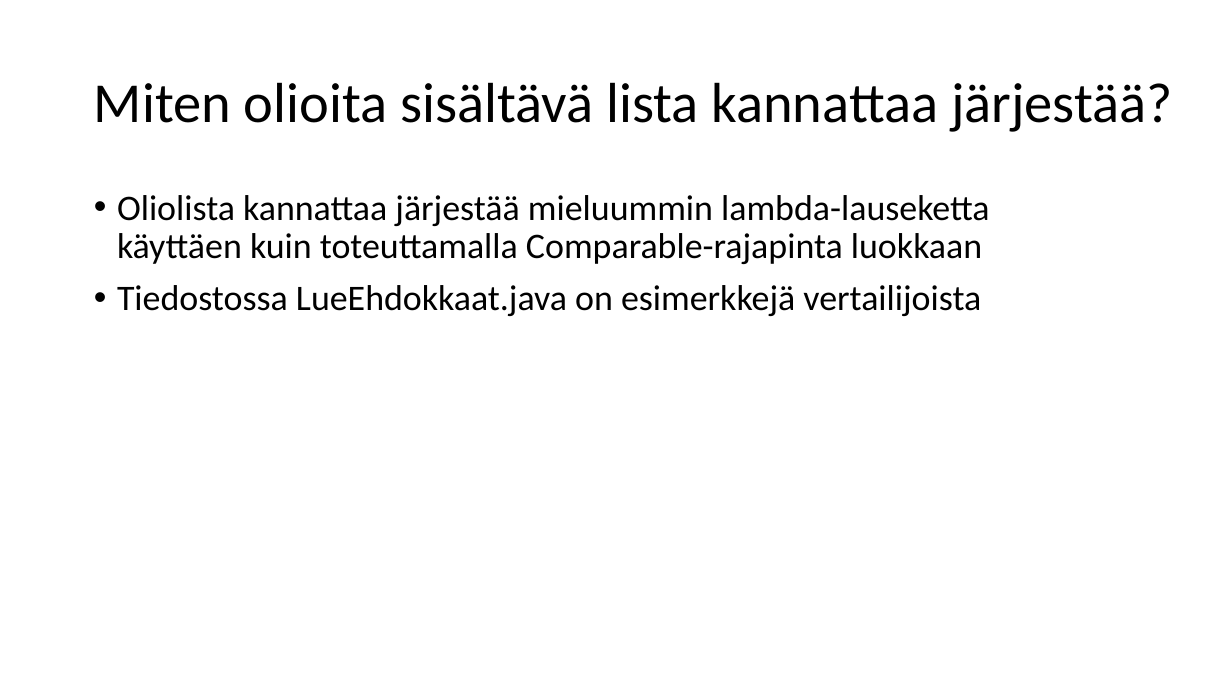
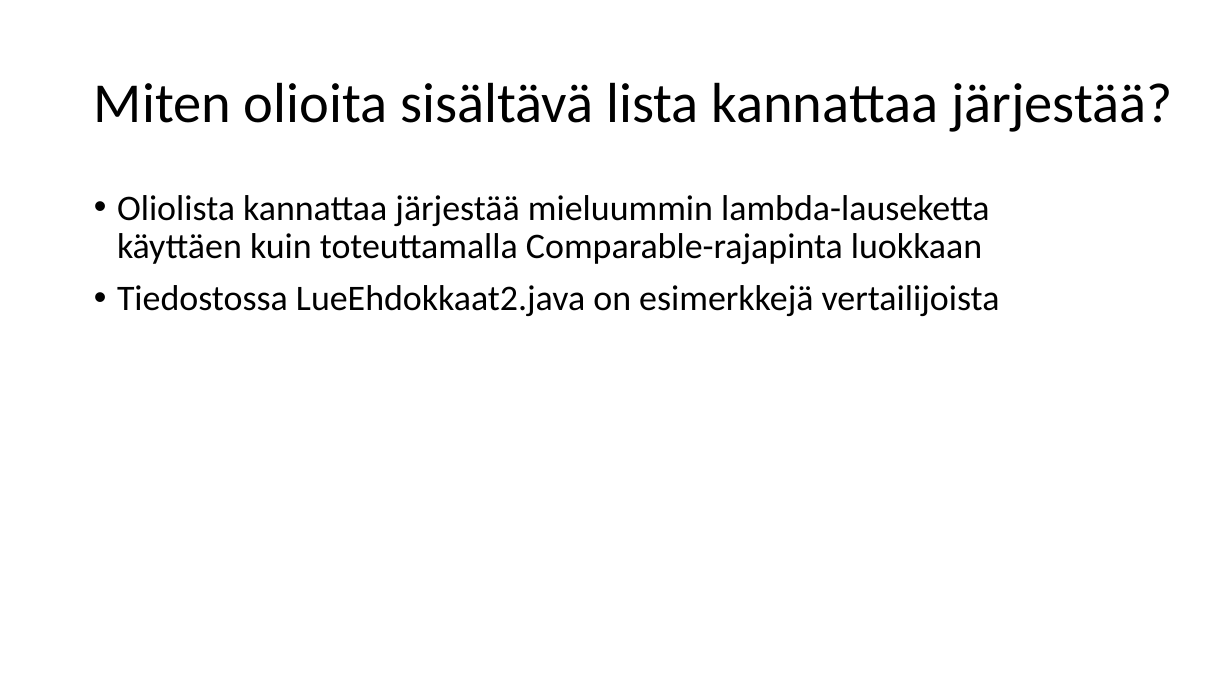
Before and after one commit to lpemake/TrakTite24, a slide deck: slide 102 of Tietorakenteet ja algoritmit 2025.pptx. Drawn at 1232x693 pixels with LibreOffice and Linux fonts; fonts in the diff are those of the drawing. Boxes give left, top, right and bottom in pixels: in the first picture for what was removed or moved away, otherwise in the second. Text is boxed around its words. In the diff, an @@ line names an element or a change of style, - is before the commit and + after.

```diff
--- a/Tietorakenteet ja algoritmit 2025.pptx
+++ b/Tietorakenteet ja algoritmit 2025.pptx
@@ text at (117,285,1000,316): text changed @@
-• Tiedostossa LueEhdokkaat.java on esimerkkejä vertailijoista
+• Tiedostossa LueEhdokkaat2.java on esimerkkejä vertailijoista
```
Also in this commit, not shown: 1 other slide changed, 6 other files.
